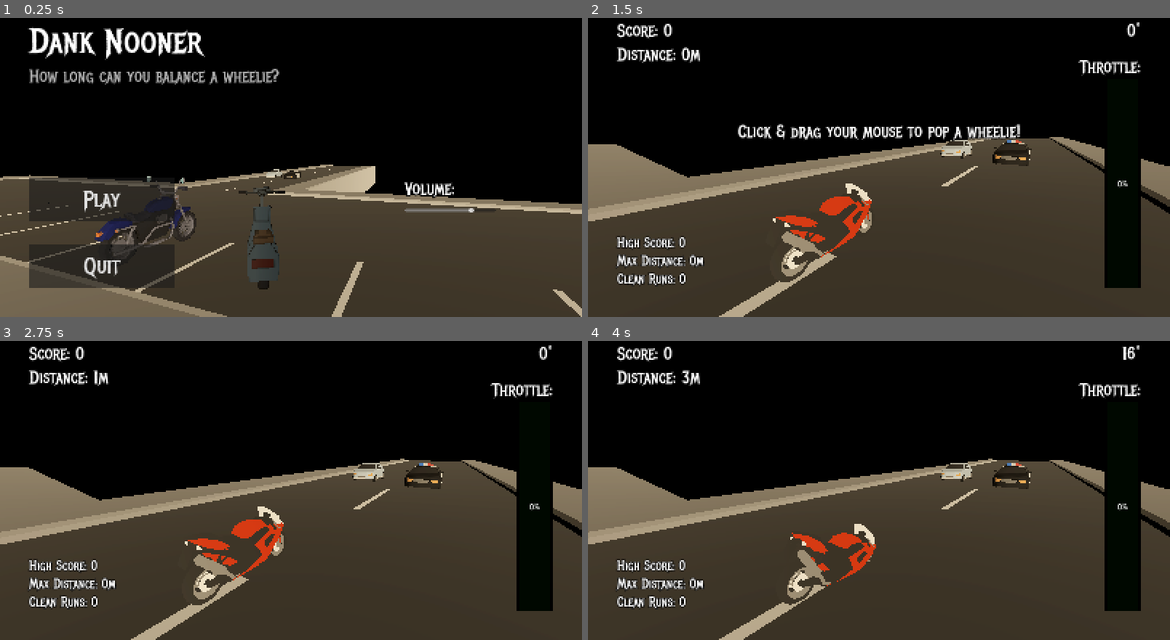
Above: before the commit, frames 1-4 (two rows, left to right).
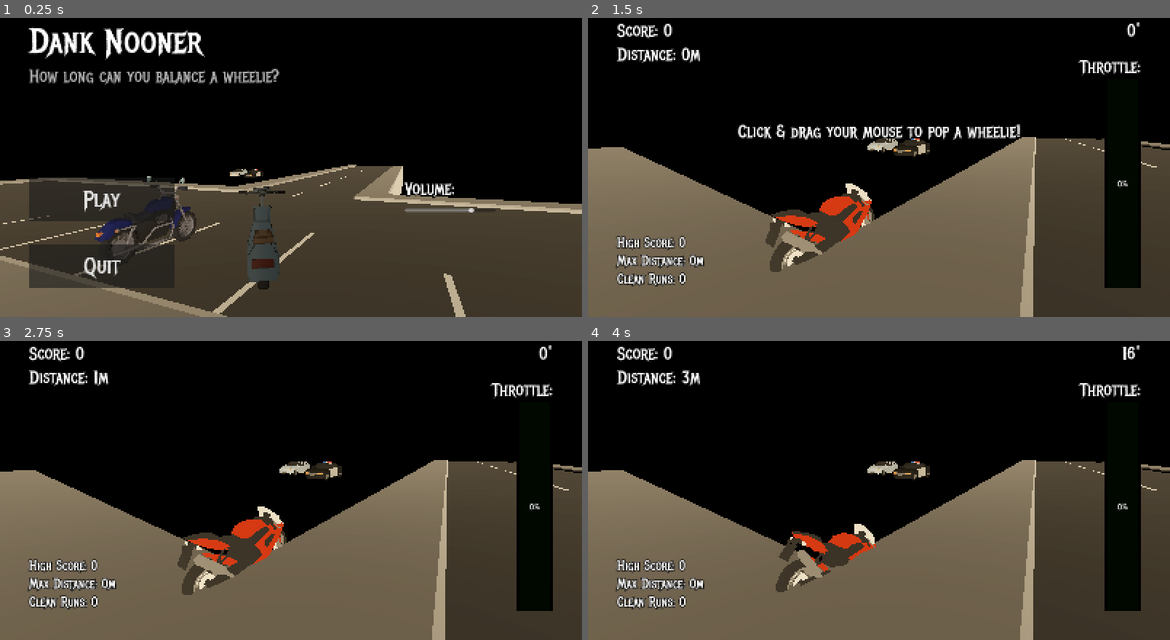
Above: after the commit, the same moments.

Repository: ssebs/DankNooner
Game: Godot game, scene res://scenes/main_game.tscn
The game is run twice, just before and just after one commit, with the same random seed, the same clock (stepped at 60 frames per second) and the same inputs.
Inputs (mouse positions are in pixels of both pictures, inside the frame that each line leads up to):
- Up to frame 1 (0.25 s): no input
- Up to frame 2 (1.5 s): click "Play" at 0.5 s; tap Enter at 1.25 s; move the mouse to (908, 152) at 1.27 s; hold W (lean_forward) from 1.28 s (still down); click (908, 152) at 1.42 s
- Up to frame 3 (2.75 s): keep holding W (lean_forward); move the mouse to (261, 478) at 2.02 s
- Up to frame 4 (4 s): keep holding W (lean_forward); move the mouse to (890, 469) at 2.77 s; tap Space (brake) at 3.5 s; move the mouse to (873, 481) at 3.52 s; click (873, 481) at 3.67 s

The runs differ from the first frame. In frame 1, 4.3% of the frame differs, in the area x 0-100%, y 49-100%; in frame 2, 37%; in frame 3, 37%; in frame 4, 38%, in the area x 0-100%, y 39-100%.

Commit message:
start spawning roads

Diff:
--- a/scenes/main_game.tscn
+++ b/scenes/main_game.tscn
@@ -4,7 +4,6 @@
 [ext_resource type="PackedScene" uid="uid://boveos4k30e0d" path="res://scenes/ui.tscn" id="2_o6v7o"]
 [ext_resource type="PackedScene" uid="uid://i4dmnqdvoow2" path="res://assets/vehicles/Car01.glb" id="4_8xp80"]
 [ext_resource type="PackedScene" uid="uid://drmtql816tpes" path="res://assets/vehicles/Police Car.glb" id="5_sp04v"]
-[ext_resource type="PackedScene" uid="uid://b2tmcghnjj2iu" path="res://assets/LowPolyRoadPack/Models/Road Straight 2.dae" id="6_ihbck"]
 [ext_resource type="PackedScene" uid="uid://lx4se6m3cw3v" path="res://assets/LowPolyRoadPack/Models/Parkinglot Entrance.dae" id="7_vnsdt"]
 [ext_resource type="PackedScene" uid="uid://drsie5ww5xl2v" path="res://assets/LowPolyRoadPack/Models/Parkinglot Center 1.dae" id="8_ikqpi"]
 [ext_resource type="PackedScene" uid="uid://de0oj5dundds7" path="res://assets/LowPolyRoadPack/Models/Parkinglot Corner 3.dae" id="9_5luka"]
@@ -14,6 +13,7 @@
 [ext_resource type="PackedScene" uid="uid://dkgft7eiof4jv" path="res://assets/vehicles/Cruiser01.glb" id="12_o6v7o"]
 [ext_resource type="PackedScene" uid="uid://dhegmy5wplhro" path="res://assets/vehicles/Scooter01.glb" id="13_wjob3"]
 [ext_resource type="PackedScene" uid="uid://c4et7yv1q7yt0" path="res://assets/vehicles/SportBike01.glb" id="14_8xp80"]
+[ext_resource type="PackedScene" uid="uid://dqgeknfpgj635" path="res://scenes/treadmill_road.tscn" id="15_sp04v"]
 
 [sub_resource type="ProceduralSkyMaterial" id="ProceduralSkyMaterial_6de02"]
 sky_top_color = Color(0, 0, 0, 1)
@@ -114,30 +114,12 @@
 directional_shadow_mode = 1
 
 [node name="Car01" parent="." instance=ExtResource("4_8xp80")]
-transform = Transform3D(1, 0, 0, 0, 1, 0, 0, 0, 1, -1.99292, 0.0783427, -13.3749)
+transform = Transform3D(1, 0, 0, 0, 1, 0, 0, 0, 1, -8.33624, 0.0783427, -13.3749)
 
 [node name="Police Car" parent="." instance=ExtResource("5_sp04v")]
-transform = Transform3D(1, 0, 0, 0, 1, 0, 0, 0, 1, 1.41767, 0.0662612, -12.2237)
+transform = Transform3D(1, 0, 0, 0, 1, 0, 0, 0, 1, -4.92564, 0.0662612, -12.2237)
 
 [node name="Roads" type="Node3D" parent="."]
-transform = Transform3D(1, 0, 0, 0, 1, 0, 0, 0, 1, -7.5, 0, 0)
-
-[node name="Road Straight 2" parent="Roads" instance=ExtResource("6_ihbck")]
-
-[node name="Road Straight 3" parent="Roads" instance=ExtResource("6_ihbck")]
-transform = Transform3D(1, 0, 0, 0, 1, 0, 0, 0, 1, 0, 0, -10)
-
-[node name="Road Straight 4" parent="Roads" instance=ExtResource("6_ihbck")]
-transform = Transform3D(1, 0, 0, 0, 1, 0, 0, 0, 1, 0, 0, -20)
-
-[node name="Road Straight 5" parent="Roads" instance=ExtResource("6_ihbck")]
-transform = Transform3D(1, 0, 0, 0, 1, 0, 0, 0, 1, 0, 0, -30)
-
-[node name="Road Straight 6" parent="Roads" instance=ExtResource("6_ihbck")]
-transform = Transform3D(1, 0, 0, 0, 1, 0, 0, 0, 1, 0, 0, -40)
-
-[node name="Road Straight 7" parent="Roads" instance=ExtResource("6_ihbck")]
-transform = Transform3D(1, 0, 0, 0, 1, 0, 0, 0, 1, 0, 0, -50)
 
 [node name="ParkingLot" type="Node3D" parent="Roads"]
 
@@ -215,3 +197,5 @@
 
 [node name="CollisionShape3D" type="CollisionShape3D" parent="Ground"]
 shape = SubResource("WorldBoundaryShape3D_8xp80")
+
+[node name="TreadmillRoad" parent="." instance=ExtResource("15_sp04v")]
--- /dev/null
+++ b/scenes/treadmill_road.gd
@@ -0,0 +1,22 @@
+@tool
+class_name TreadmillRoad extends Node3D
+
+@export var cars_to_spawn: Array[PackedScene] = [
+    preload("res://assets/vehicles/Car01.glb"),
+    preload("res://assets/vehicles/Police Car.glb")
+]
+
+@export var road_spawn_count = 6
+@export var road_piece: PackedScene = preload("res://assets/LowPolyRoadPack/Models/Road Straight 2.dae")
+
+var road_pieces: Array[Node3D]
+
+func _ready():
+    spawn_roads(road_spawn_count)
+
+func spawn_roads(count: int):
+    for i in range(count):
+        var piece = road_piece.instantiate() as Node3D
+        add_child(piece)
+        piece.global_position.z -= i * 10
+        road_pieces.append(piece)
--- a/scenes/treadmill_road.tscn
+++ b/scenes/treadmill_road.tscn
@@ -1,3 +1,20 @@
-[gd_scene format=3 uid="uid://dqgeknfpgj635"]
+[gd_scene load_steps=4 format=3 uid="uid://dqgeknfpgj635"]
+
+[ext_resource type="Script" uid="uid://boi3rdemmv28p" path="res://scenes/treadmill_road.gd" id="1_75pc8"]
+[ext_resource type="PackedScene" uid="uid://i4dmnqdvoow2" path="res://assets/vehicles/Car01.glb" id="2_afk70"]
+[ext_resource type="PackedScene" uid="uid://drmtql816tpes" path="res://assets/vehicles/Police Car.glb" id="3_k2icq"]
 
 [node name="TreadmillRoad" type="Node3D"]
+script = ExtResource("1_75pc8")
+
+[node name="Car01" parent="." instance=ExtResource("2_afk70")]
+visible = false
+
+[node name="Police Car" parent="." instance=ExtResource("3_k2icq")]
+visible = false
+
+[node name="Lane1" type="Marker3D" parent="."]
+transform = Transform3D(1, 0, 0, 0, 1, 0, 0, 0, 1, 9.79721, 0, 0)
+
+[node name="Lane2" type="Marker3D" parent="."]
+transform = Transform3D(1, 0, 0, 0, 1, 0, 0, 0, 1, 5.02707, 0, 0)
Not shown, added: scenes/treadmill_road.gd.uid
